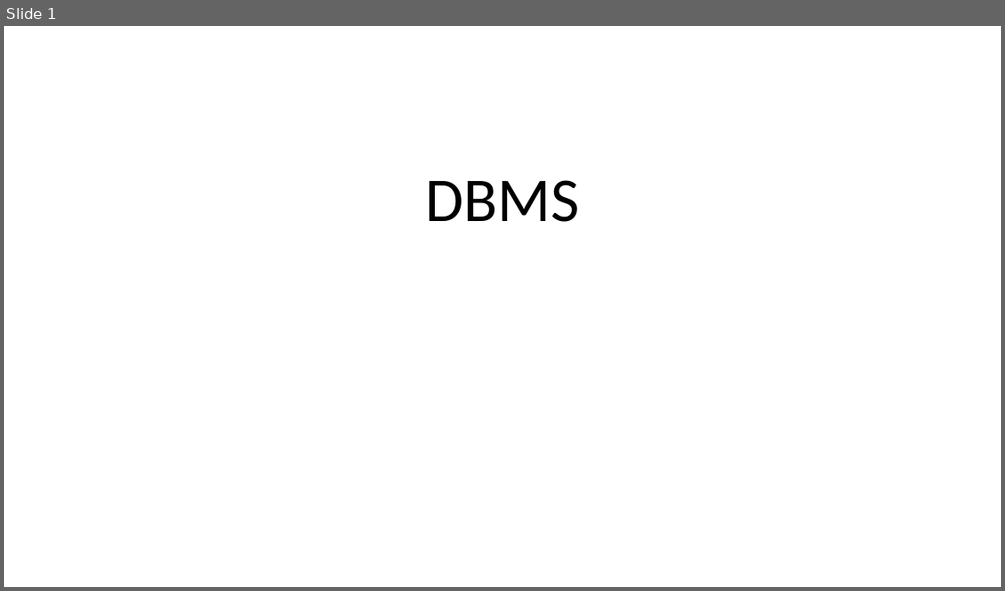
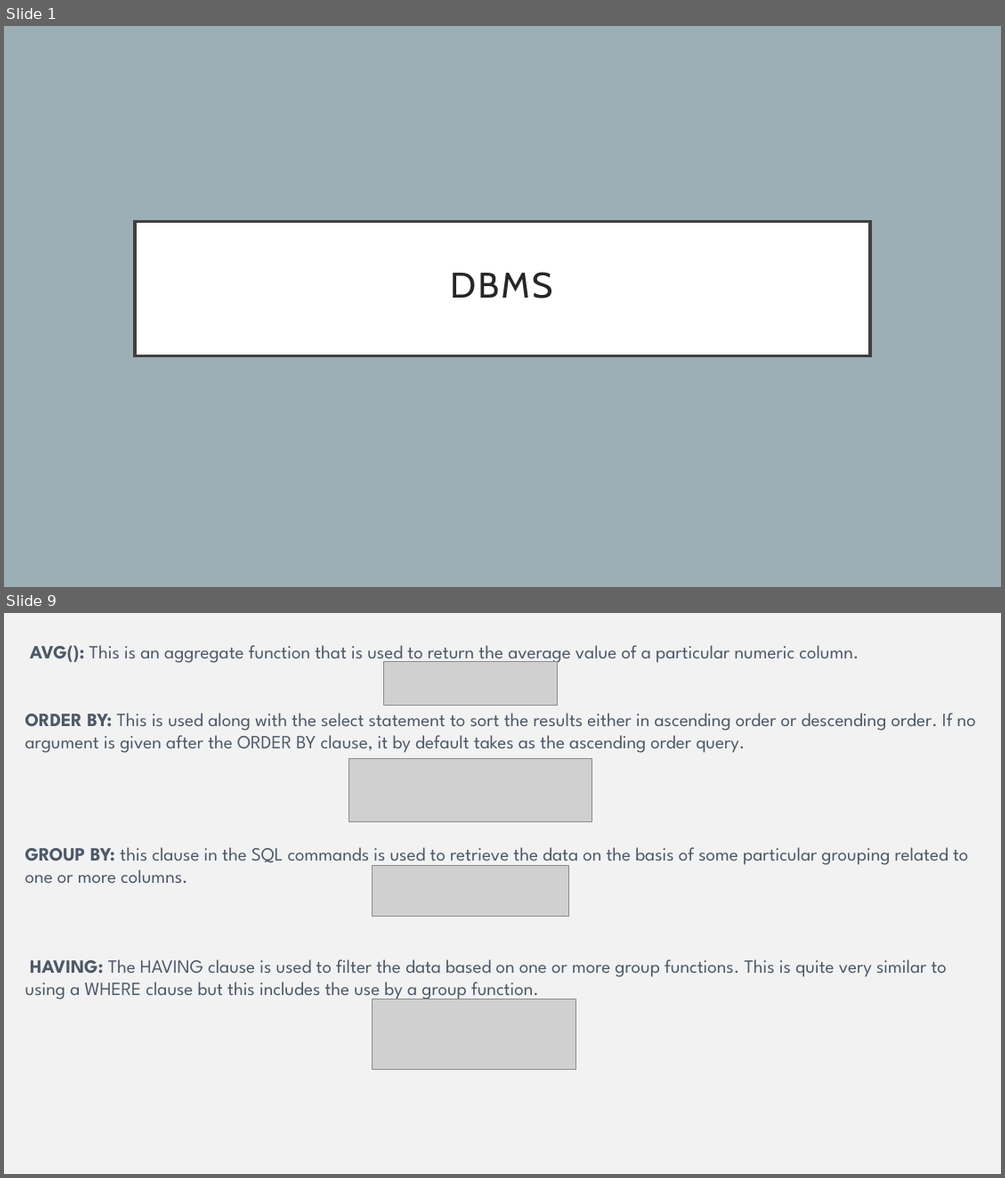
Before and after one commit to vishnuvishal-11/Vishnuvishal, a slide deck: Presentations/DBMS.pptx. Shown one above the other, each under a label of ours: slide 1 before the commit, slides 1 and 9 after it; the slides between them are not shown. The pictures are 1005x591 and 1005x1178 pixels, drawn with LibreOffice and Linux fonts; fonts in the diff are those of the drawing; grey boxes stand for pictures. Boxes give left, top, right and bottom in pixels: in the first picture for what was removed or moved away, otherwise in the second. Text is boxed around its words. In the diff, an @@ line names an element or a change of style, - is before the commit and + after.

```diff
--- a/Presentations/DBMS.pptx
+++ b/Presentations/DBMS.pptx
@@ slide 9 added at box(4, 613, 1001, 1174), background #F2F2F2 @@
@@ text added at box(25, 645, 976, 1000), 18 pt, text #4D5968 @@
+AVG(): This is an aggregate function that is used to return the average value of a particular numeric column.
+ORDER BY: This is used along with the select statement to sort the results either in ascending order or descending order. If no argument is given after the ORDER BY clause, it by default takes as the ascending order query.
+GROUP BY: this clause in the SQL commands is used to retrieve the data on the basis of some particular grouping related to one or more columns.
+HAVING: The HAVING clause is used to filter the data based on one or more group functions. This is quite very similar to using a WHERE clause but this includes the use by a group function.
@@ picture added at box(384, 662, 557, 705) @@
@@ picture added at box(348, 759, 592, 821) @@
@@ picture added at box(372, 865, 568, 916) @@
@@ picture added at box(372, 999, 576, 1070) @@
@@ slide 1 changed as well @@
@@ background #FFFFFF to #9BAFB5 @@
@@ title "DBMS": place and size @@
-title "DBMS" at box(425, 180, 579, 222)
+title "DBMS" at box(135, 221, 870, 356)
@@ title "DBMS" at box(135, 221, 870, 356): size 60 to 34.2 pt, font Calibri to Cabin, text colour #000000 to #262626, letter spacing 0 to 2 pt; vertical alignment bottom to middle; fill none to #FFFFFF; outline none to #404040 3 pt @@
```
Also in this commit, not shown: 5 other slides changed, 22 other slides added, 1 other file.
